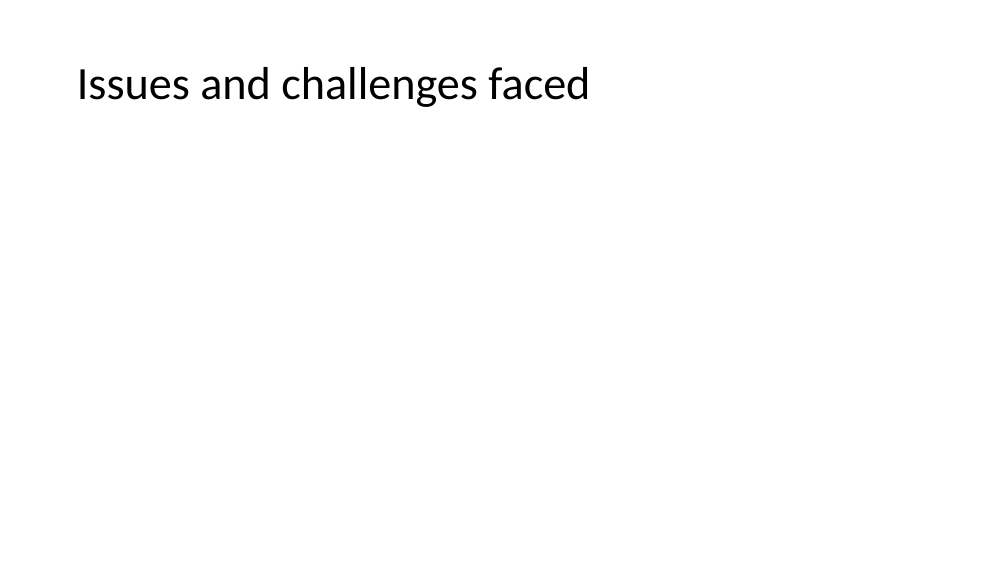
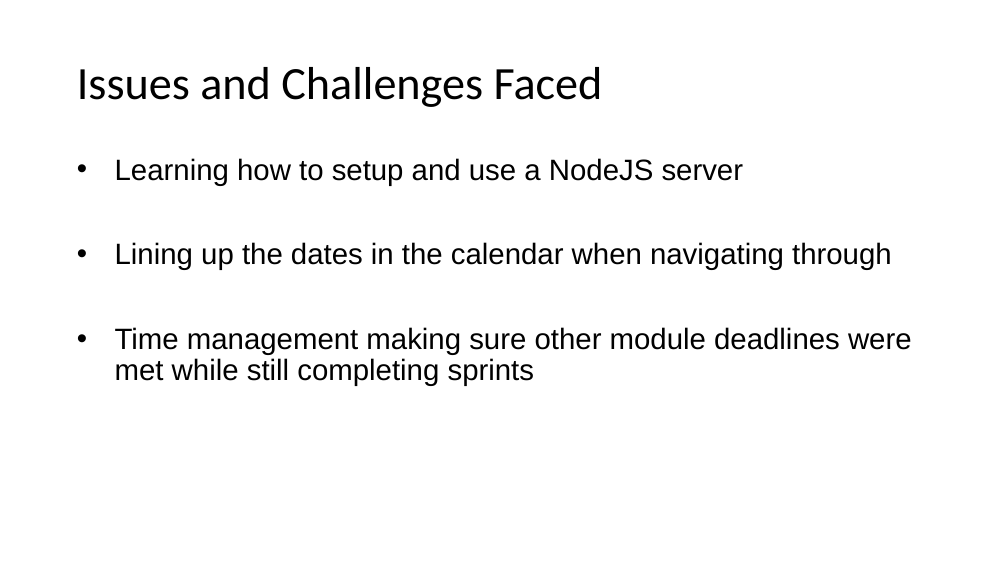
Before and after one commit to LukaWG/COMP1004, a slide deck: slide 7 of Documents/Presentation.pptx. Drawn at 1008x567 pixels with LibreOffice and Linux fonts; fonts in the diff are those of the drawing. Boxes give left, top, right and bottom in pixels: in the first picture for what was removed or moved away, otherwise in the second. Text is boxed around its words. In the diff, an @@ line names an element or a change of style, - is before the commit and + after.

```diff
--- a/Documents/Presentation.pptx
+++ b/Documents/Presentation.pptx
@@ title at <box>77,67,603,107</box>: text changed @@
-Issues and challenges faced
+Issues and Challenges Faced
@@ text added at <box>115,158,912,386</box>, 28 pt, text #000000 @@
+• Learning how to setup and use a NodeJS server
+• Lining up the dates in the calendar when navigating through
+• Time management making sure other module deadlines were met while still completing sprints
```
Also in this commit, not shown: 6 other slides changed, 4 other files.
